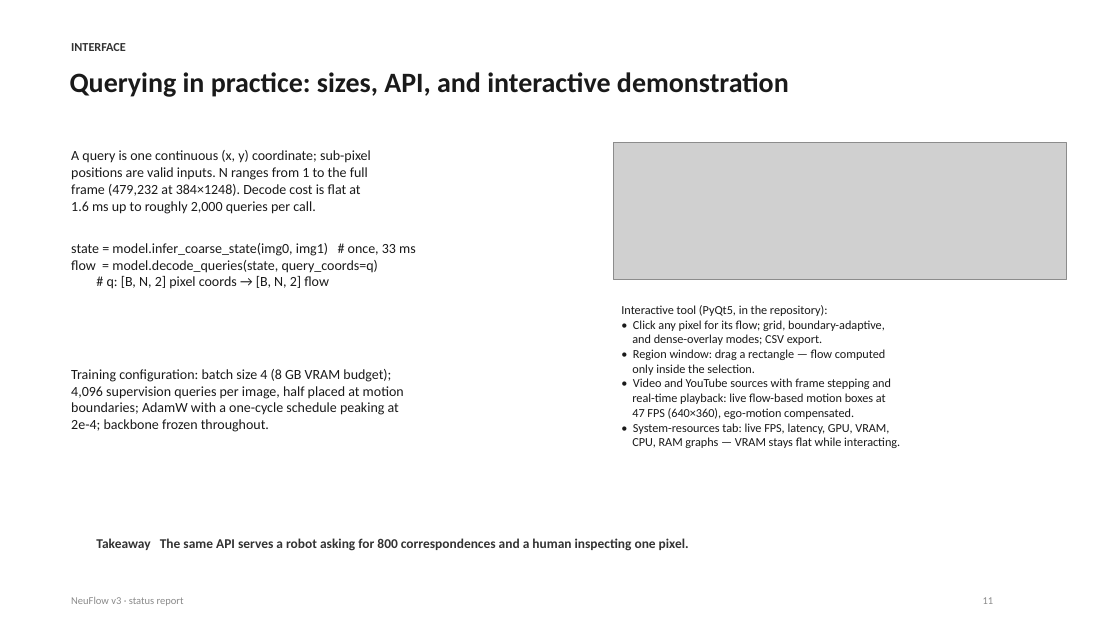
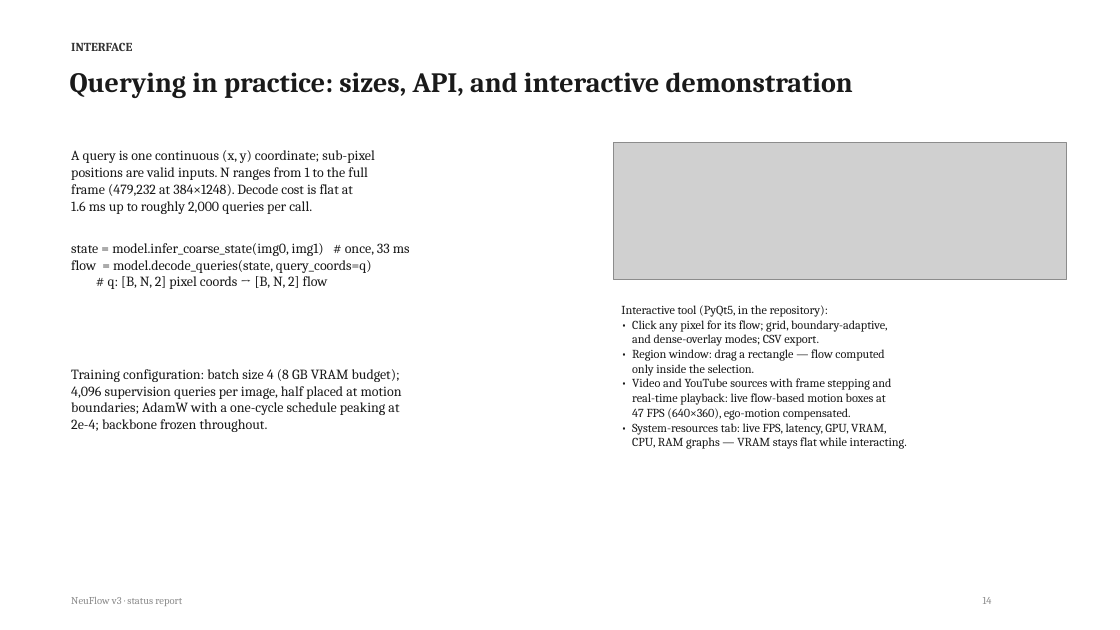
Before and after one commit to shrirag10/Neuflowv3, a slide deck: slide 14 of docs/NeuFlow_v3_status.pptx (slide 11 before the commit). Drawn at 1120x630 pixels with LibreOffice and Linux fonts; fonts in the diff are those of the drawing; grey boxes stand for pictures. Boxes give left, top, right and bottom in pixels: in the first picture for what was removed or moved away, otherwise in the second. Text is boxed around its words. In the diff, an @@ line names an element or a change of style, - is before the commit and + after.

Commit message:
Deck v3: serif theme, side-by-side v2/v3 comparison, chairs examples, GUI pics, FPS chart, limitations slide; GUI: v2/v3 model selector

```diff
--- a/docs/NeuFlow_v3_status.pptx
+++ b/docs/NeuFlow_v3_status.pptx
@@ text removed at (x1=96, y1=538, x2=689, y2=551) @@
-Takeaway The same API serves a robot asking for 800 correspondences and a human inspecting one pixel.
@@ font Calibri to Cambria in 6 elements at (x1=71, y1=42, x2=132, y2=51), (x1=70, y1=72, x2=853, y2=98), (x1=71, y1=150, x2=410, y2=289), (x1=71, y1=369, x2=402, y2=432), (x1=621, y1=305, x2=907, y2=449), (x1=71, y1=597, x2=182, y2=606) @@
@@ text at (x1=983, y1=597, x2=992, y2=604): text changed; font Calibri to Cambria @@
-11
+14
```
Also in this commit, not shown: 13 other slides changed, 4 slides added, 5 other files.
